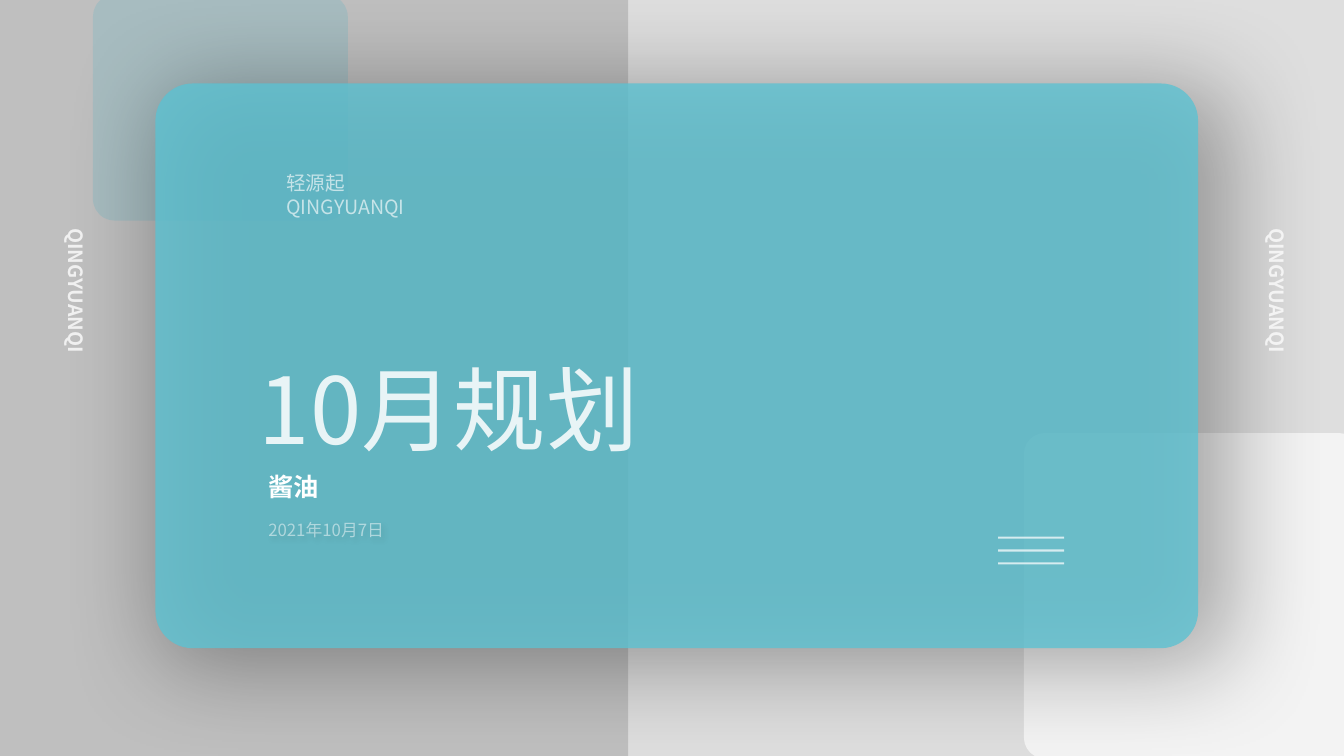
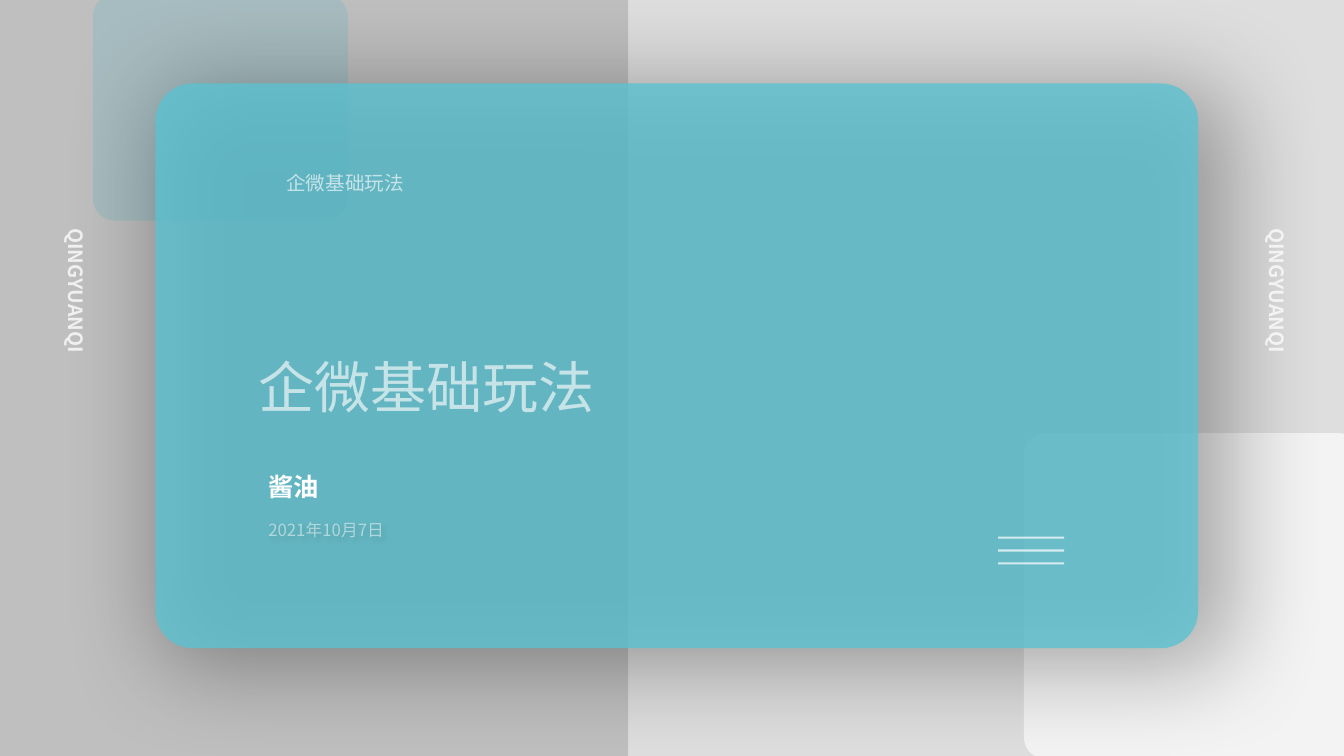
Before and after one commit to zsmhub/workweixin, a slide deck: slide 1 of docs/企业微信基础玩法_1635478371902.pptx. Drawn at 1344x756 pixels with LibreOffice and Linux fonts; fonts in the diff are those of the drawing; background and template pictures are left out. Boxes give left, top, right and bottom in pixels: in the first picture for what was removed or moved away, otherwise in the second. Text is boxed around its words. In the diff, an @@ line names an element or a change of style, - is before the commit and + after.

```diff
--- a/docs/企业微信基础玩法_1635478371902.pptx
+++ b/docs/企业微信基础玩法_1635478371902.pptx
@@ text at [286,174,404,192]: text changed @@
-轻源起
-QINGYUANQI
+企微基础玩法
@@ text at [259,361,595,412]: text changed; size 66 to 40 pt; text colour #FFFFFF at 85% opacity to #FFFFFF at 64% opacity @@
-10月规划
+企微基础玩法
```
Also in this commit, not shown: 8 other slides changed.
